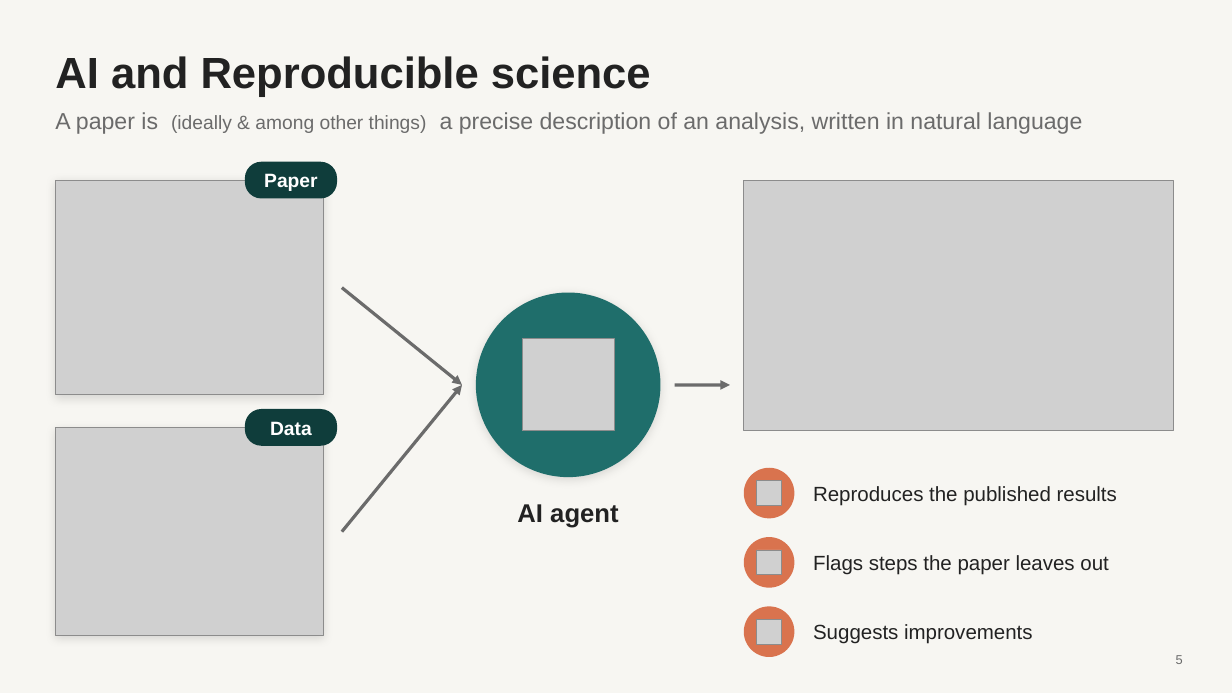
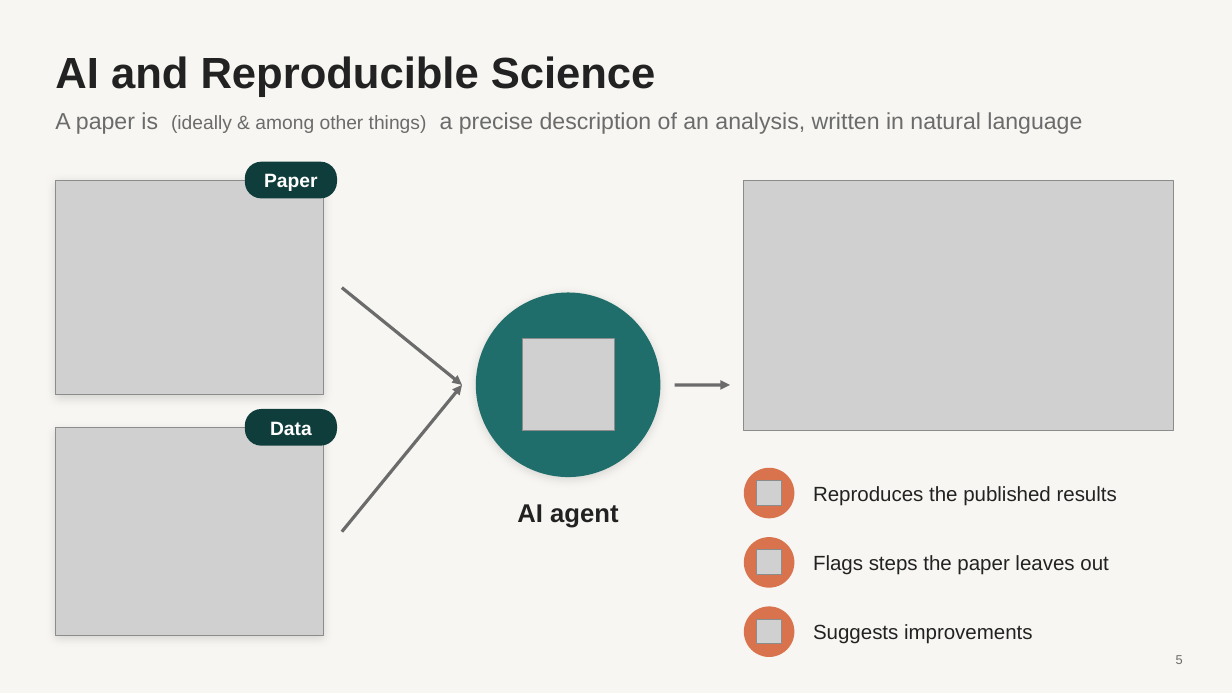
Before and after one commit to luntergroup/health-in-context-agents-workshop, a slide deck: slide 5 of material/intro-slides/reproducible_science.pptx. Drawn at 1232x693 pixels with LibreOffice and Linux fonts; fonts in the diff are those of the drawing; grey boxes stand for pictures. Boxes give left, top, right and bottom in pixels: in the first picture for what was removed or moved away, otherwise in the second. Text is boxed around its words. In the diff, an @@ line names an element or a change of style, - is before the commit and + after.

```diff
--- a/material/intro-slides/reproducible_science.pptx
+++ b/material/intro-slides/reproducible_science.pptx
@@ title at box(55, 56, 656, 97): text changed @@
-AI and Reproducible science
+AI and Reproducible Science
```
Also in this commit, not shown: 5 other slides changed.
